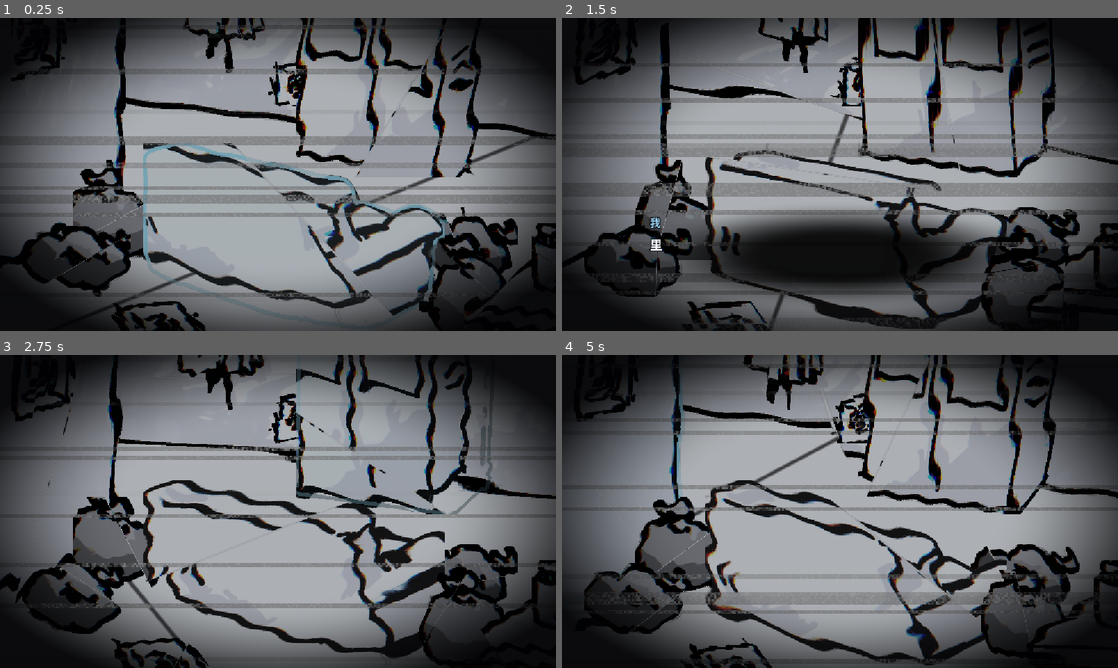
Above: before the commit, frames 1-4 (two rows, left to right).
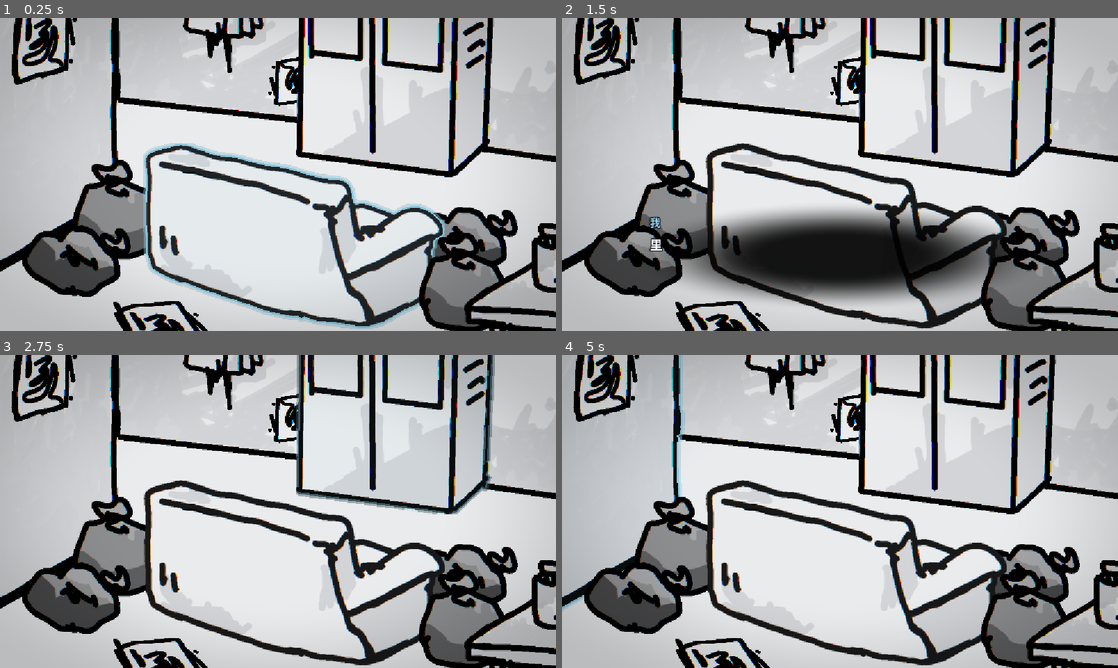
Above: after the commit, the same moments.

Repository: f0lkskill/LonelyRoom
Game: Godot game, scene res://main.tscn
Two runs of this game, one before a commit and one after it. Both use one fixed random seed, a clock stepped at 60 frames per second and the inputs below.
Inputs (mouse positions are in pixels of both pictures, inside the frame that each line leads up to):
- Up to frame 1 (0.25 s): no input
- Up to frame 2 (1.5 s): tap Enter (ui_accept) at 0.5, 0.77 s; move the mouse to (962, 158) at 0.52 s; click (962, 158) at 0.67 s; move the mouse to (728, 190) at 1.27 s; click (728, 190) at 1.42 s
- Up to frame 3 (2.75 s): tap Enter (ui_accept) at 1.52 s; move the mouse to (333, 442) at 2.02 s; click (333, 442) at 2.17 s
- Up to frame 4 (5 s): move the mouse to (812, 574) at 2.77 s; click (812, 574) at 2.92 s; tap Enter (ui_accept) at 3.02, 3.77, 4.52 s; move the mouse to (1006, 558) at 3.52 s; click (1006, 558) at 3.67 s; move the mouse to (673, 464) at 4.27 s; click (673, 464) at 4.42 s

The runs differ from the first frame. In frame 1, 91% of the frame differs, in the area x 0-100%, y 0-100%; in frame 2, 83%; in frame 3, 91%; in frame 4, 91%.

Commit message:
chore: 同步资源 UID 与场景参数

Diff:
--- a/bin/dialogue/box.tres
+++ b/bin/dialogue/box.tres
@@ -1,9 +1,8 @@
-[gd_resource type="Resource" script_class="DialogueData" load_steps=2 format=3]
+[gd_resource type="Resource" script_class="DialogueData" format=3 uid="uid://brlhfeaw3jjwo"]
 
-[ext_resource type="Script" path="res://bin/src/dialogue/dialogue_data.gd" id="1_dialogue"]
+[ext_resource type="Script" uid="uid://bh0ra7s7co6qj" path="res://bin/src/dialogue/dialogue_data.gd" id="1_dialogue"]
 
 [resource]
 script = ExtResource("1_dialogue")
 speaker_name = "我"
-narration = false
 lines = Array[String](["柜门关得严严实实。", "里面大概也只是一些不想再看见的东西。"])
--- a/bin/dialogue/desk.tres
+++ b/bin/dialogue/desk.tres
@@ -1,9 +1,8 @@
-[gd_resource type="Resource" script_class="DialogueData" load_steps=2 format=3]
+[gd_resource type="Resource" script_class="DialogueData" format=3 uid="uid://x2k33og6kbr3"]
 
-[ext_resource type="Script" path="res://bin/src/dialogue/dialogue_data.gd" id="1_dialogue"]
+[ext_resource type="Script" uid="uid://bh0ra7s7co6qj" path="res://bin/src/dialogue/dialogue_data.gd" id="1_dialogue"]
 
 [resource]
 script = ExtResource("1_dialogue")
 speaker_name = "我"
-narration = false
 lines = Array[String](["桌上的东西越堆越多，我却一件也不想整理。", "好像只要不去碰它们，今天就可以当作还没开始。"])
--- a/bin/dialogue/garbage_1.tres
+++ b/bin/dialogue/garbage_1.tres
@@ -1,9 +1,8 @@
-[gd_resource type="Resource" script_class="DialogueData" load_steps=2 format=3]
+[gd_resource type="Resource" script_class="DialogueData" format=3 uid="uid://dgyexdn5441xv"]
 
-[ext_resource type="Script" path="res://bin/src/dialogue/dialogue_data.gd" id="1_dialogue"]
+[ext_resource type="Script" uid="uid://bh0ra7s7co6qj" path="res://bin/src/dialogue/dialogue_data.gd" id="1_dialogue"]
 
 [resource]
 script = ExtResource("1_dialogue")
 speaker_name = "我"
-narration = false
 lines = Array[String](["垃圾已经攒了好几天。", "每次想收拾，身体就像被什么按住了。"])
--- a/bin/dialogue/garbage_2.tres
+++ b/bin/dialogue/garbage_2.tres
@@ -1,9 +1,8 @@
-[gd_resource type="Resource" script_class="DialogueData" load_steps=2 format=3]
+[gd_resource type="Resource" script_class="DialogueData" format=3 uid="uid://bexubp122m0j"]
 
-[ext_resource type="Script" path="res://bin/src/dialogue/dialogue_data.gd" id="1_dialogue"]
+[ext_resource type="Script" uid="uid://bh0ra7s7co6qj" path="res://bin/src/dialogue/dialogue_data.gd" id="1_dialogue"]
 
 [resource]
 script = ExtResource("1_dialogue")
 speaker_name = "我"
-narration = false
 lines = Array[String](["袋子里的东西发出轻微的响声。", "算了，等会儿再处理。"])
--- a/bin/dialogue/medice_bottle.tres
+++ b/bin/dialogue/medice_bottle.tres
@@ -1,9 +1,8 @@
-[gd_resource type="Resource" script_class="DialogueData" load_steps=2 format=3]
+[gd_resource type="Resource" script_class="DialogueData" format=3 uid="uid://rayxmye4jphm"]
 
-[ext_resource type="Script" path="res://bin/src/dialogue/dialogue_data.gd" id="1_dialogue"]
+[ext_resource type="Script" uid="uid://bh0ra7s7co6qj" path="res://bin/src/dialogue/dialogue_data.gd" id="1_dialogue"]
 
 [resource]
 script = ExtResource("1_dialogue")
 speaker_name = "我"
-narration = false
 lines = Array[String](["药瓶轻得几乎没有重量。", "今天……还要继续吃吗？"])
--- a/bin/dialogue/picture.tres
+++ b/bin/dialogue/picture.tres
@@ -1,9 +1,8 @@
-[gd_resource type="Resource" script_class="DialogueData" load_steps=2 format=3]
+[gd_resource type="Resource" script_class="DialogueData" format=3 uid="uid://m61ltkd5sgdx"]
 
-[ext_resource type="Script" path="res://bin/src/dialogue/dialogue_data.gd" id="1_dialogue"]
+[ext_resource type="Script" uid="uid://bh0ra7s7co6qj" path="res://bin/src/dialogue/dialogue_data.gd" id="1_dialogue"]
 
 [resource]
 script = ExtResource("1_dialogue")
 speaker_name = "我"
-narration = false
 lines = Array[String](["画里的线条缠在一起，像我现在脑子里想的东西。", "看久了，反而觉得它在盯着我。"])
--- a/bin/dialogue/sofa.tres
+++ b/bin/dialogue/sofa.tres
@@ -1,9 +1,8 @@
-[gd_resource type="Resource" script_class="DialogueData" load_steps=2 format=3]
+[gd_resource type="Resource" script_class="DialogueData" format=3 uid="uid://ud8ykqwg35oa"]
 
-[ext_resource type="Script" path="res://bin/src/dialogue/dialogue_data.gd" id="1_dialogue"]
+[ext_resource type="Script" uid="uid://bh0ra7s7co6qj" path="res://bin/src/dialogue/dialogue_data.gd" id="1_dialogue"]
 
 [resource]
 script = ExtResource("1_dialogue")
 speaker_name = "我"
-narration = false
 lines = Array[String](["这张沙发……我好像已经很久没有真正坐下来过了。", "坐下去，会不会就再也站不起来了？"])
--- a/bin/dialogue/wall_back.tres
+++ b/bin/dialogue/wall_back.tres
@@ -1,9 +1,8 @@
-[gd_resource type="Resource" script_class="DialogueData" load_steps=2 format=3]
+[gd_resource type="Resource" script_class="DialogueData" format=3 uid="uid://dvev1lidf4yrc"]
 
-[ext_resource type="Script" path="res://bin/src/dialogue/dialogue_data.gd" id="1_dialogue"]
+[ext_resource type="Script" uid="uid://bh0ra7s7co6qj" path="res://bin/src/dialogue/dialogue_data.gd" id="1_dialogue"]
 
 [resource]
 script = ExtResource("1_dialogue")
-speaker_name = ""
 narration = true
 lines = Array[String](["房间里没有时钟的声音。", "安静得让人觉得，时间已经停在这里很久了。"])
--- a/main.tscn
+++ b/main.tscn
@@ -22,7 +22,7 @@
 
 [node name="Main" type="Node2D" unique_id=1883999042]
 script = ExtResource("1_main")
-dissociation_strength = 1.0
+dissociation_strength = 0.25
 
 [node name="Camera2D" type="Camera2D" parent="." unique_id=1580339479]
 zoom = Vector2(1.2, 1.2)
@@ -48,4 +48,4 @@
 grow_vertical = 2
 mouse_filter = 2
 
-[node name="DialogueBox" parent="CanvasLayer" instance=ExtResource("4_dialogue")]
+[node name="DialogueBox" parent="CanvasLayer" unique_id=1317363862 instance=ExtResource("4_dialogue")]
